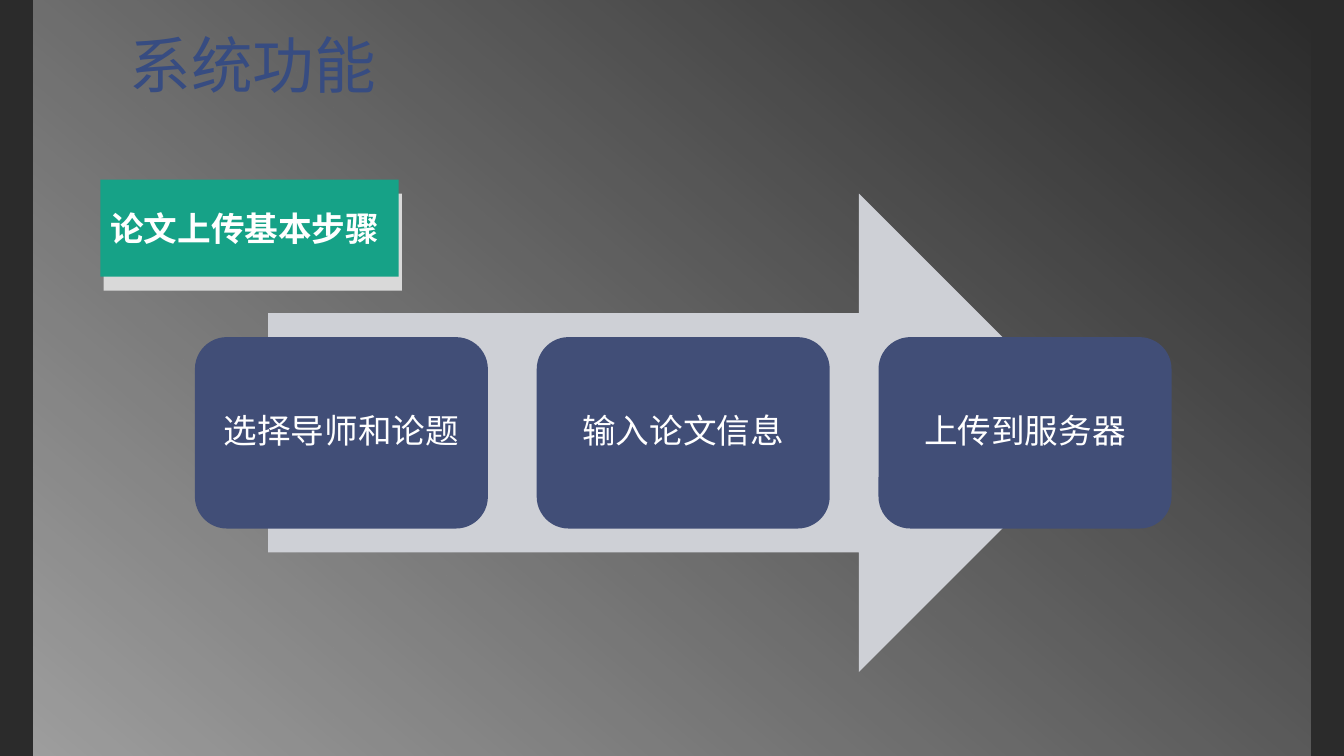
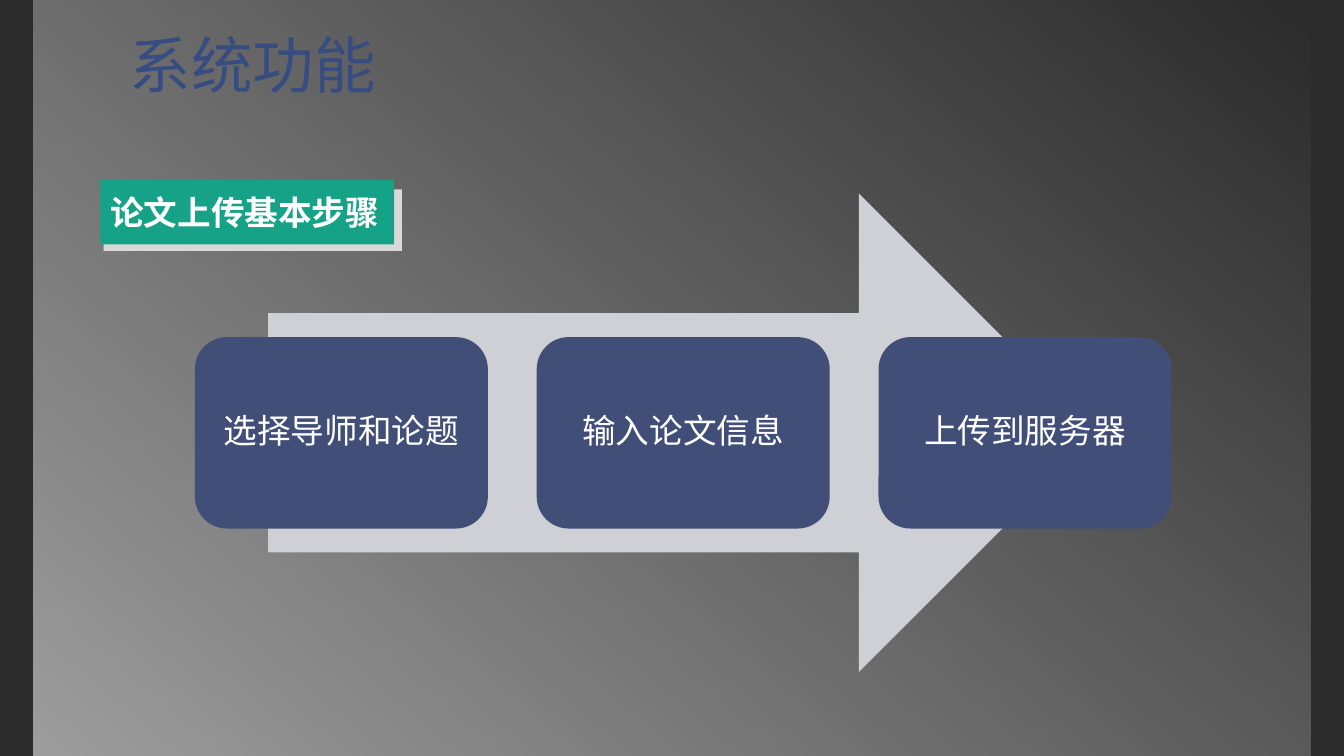
Before and after one commit to smallSand/files, a slide deck: slide 5 of doc/my/物理学论文网站的设计与实现.pptx. Drawn at 1344x756 pixels with LibreOffice and Linux fonts; fonts in the diff are those of the drawing; background and template pictures are left out; a plain dark background stands for a picture behind light text. Boxes give left, top, right and bottom in pixels: in the first picture for what was removed or moved away, otherwise in the second. Text is boxed around its words. In the diff, an @@ line names an element or a change of style, - is before the commit and + after.

```diff
--- a/doc/my/物理学论文网站的设计与实现.pptx
+++ b/doc/my/物理学论文网站的设计与实现.pptx
@@ rectangle "论文上传基本步骤": place and size @@
-rectangle "论文上传基本步骤" at [101, 179, 399, 276]
+rectangle "论文上传基本步骤" at [101, 179, 395, 244]
@@ rectangle: place and size @@
-rectangle at [104, 194, 402, 290]
+rectangle at [104, 190, 402, 251]
```
Also in this commit, not shown: 2 other slides changed, 6 slides added.
